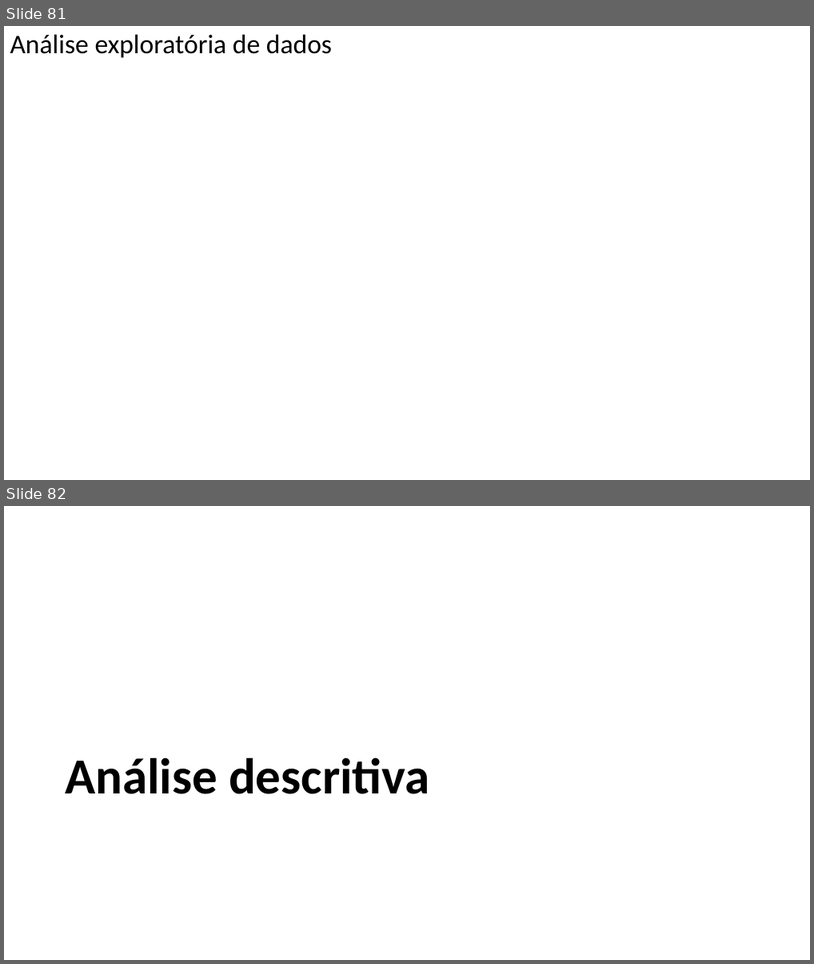
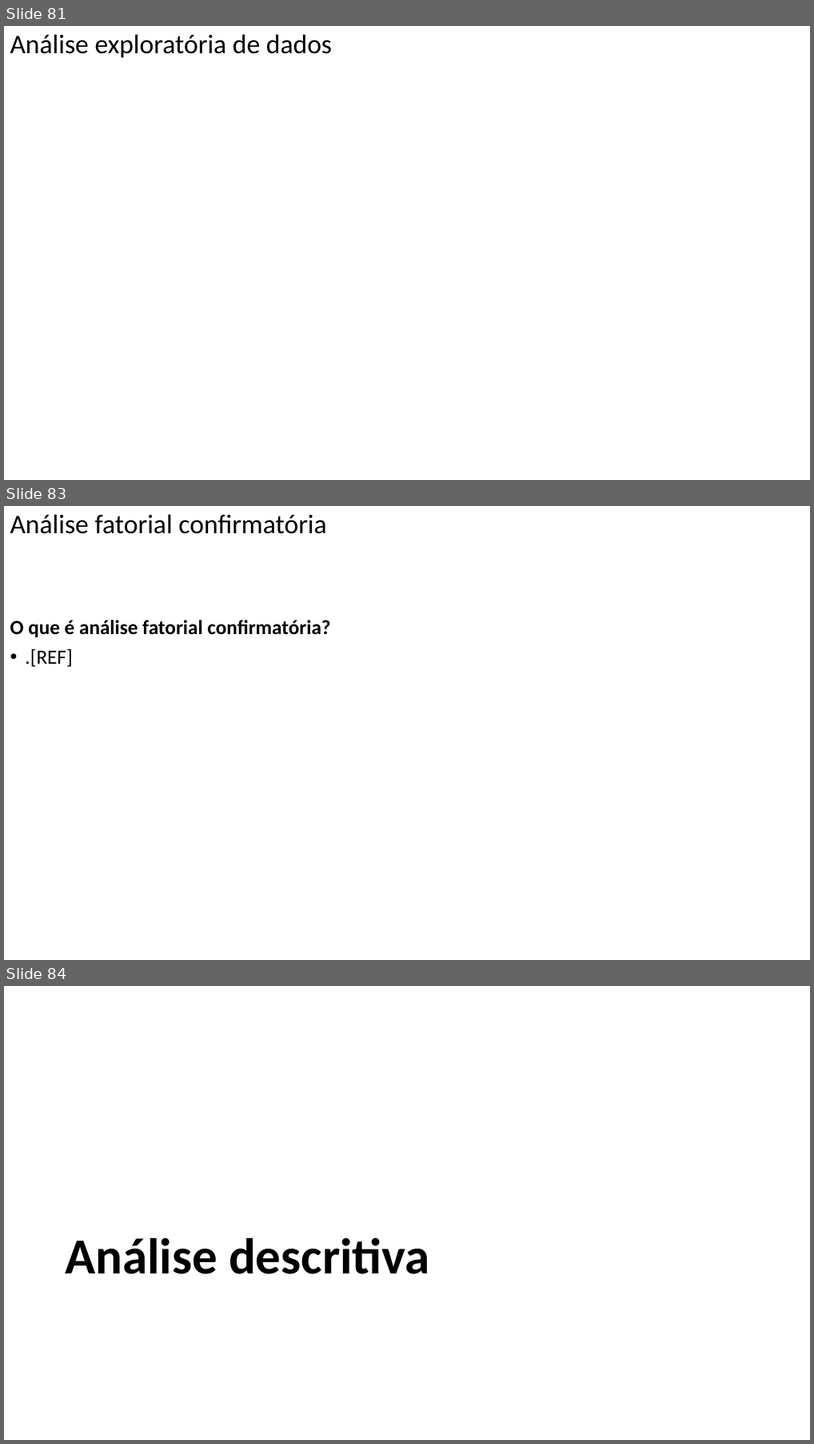
Before and after one commit to FerreiraAS/Ciencia-com-R, a slide deck: docs/Ciencia-com-R.pptx. Shown one above the other, each under a label of ours: slides 81 and 82 before the commit, slides 81, 83 and 84 after it; the slides between them are not shown. The pictures are 814x964 and 814x1444 pixels, drawn with LibreOffice and Linux fonts; fonts in the diff are those of the drawing. Boxes give left, top, right and bottom in pixels: in the first picture for what was removed or moved away, otherwise in the second. Text is boxed around its words. In the diff, an @@ line names an element or a change of style, - is before the commit and + after.

```diff
--- a/docs/Ciencia-com-R.pptx
+++ b/docs/Ciencia-com-R.pptx
@@ slide 83 added at (4, 506, 810, 960), background #FFFFFF @@
@@ title added at (10, 514, 326, 534), 32 pt, text #000000 @@
+Análise fatorial confirmatória
@@ text added at (10, 620, 330, 667), 24 pt, text #000000, bold @@
+O que é análise fatorial confirmatória?
+• .[REF]
@@ what was slide 82 is now slide 84 @@
```
Also in this commit, not shown: 1 slide changed, 2 other slides added, 59 other files.
